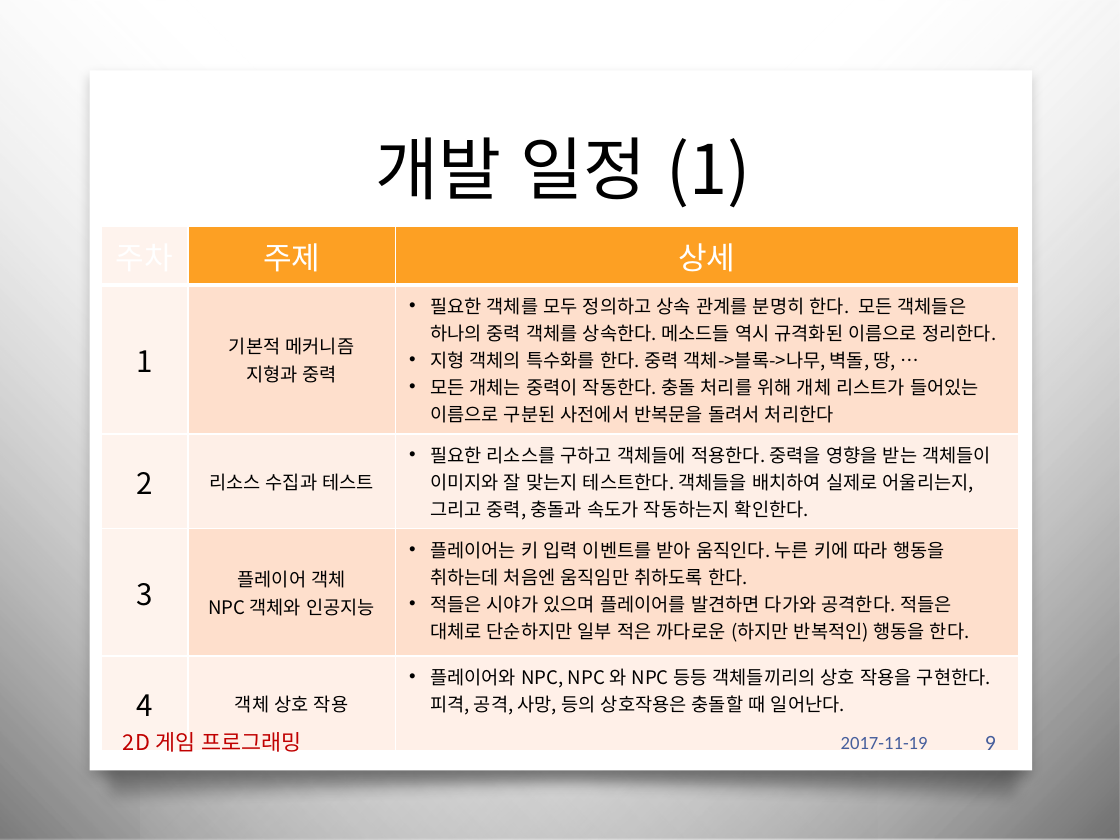
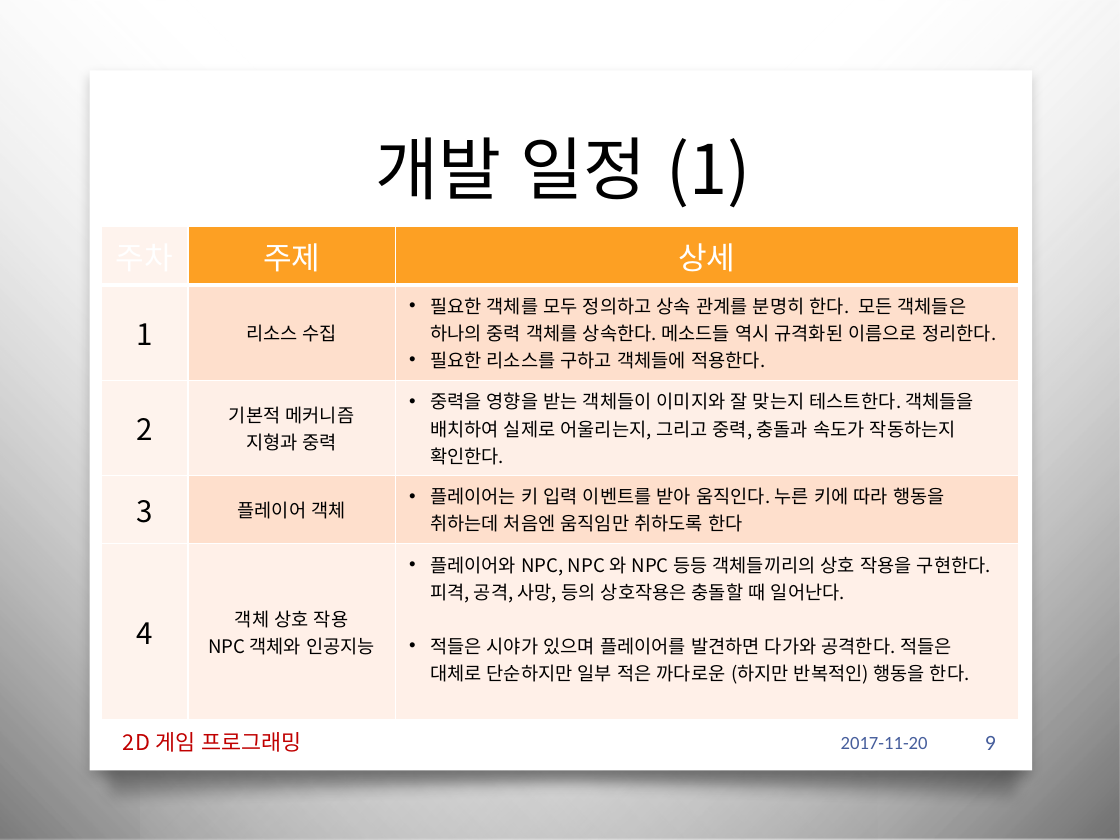
Before and after one commit to iconstudio/2017-Platformer, a slide deck: slide 9 of slides/2016180042_진윤성_2DGP_1차발표.pptx. Drawn at 1120x840 pixels with LibreOffice and Linux fonts; fonts in the diff are those of the drawing; background and template pictures are left out. Boxes give left, top, right and bottom in pixels: in the first picture for what was removed or moved away, otherwise in the second. Text is boxed around its words. In the diff, an @@ line names an element or a change of style, - is before the commit and + after.

```diff
--- a/slides/2016180042_진윤성_2DGP_1차발표.pptx
+++ b/slides/2016180042_진윤성_2DGP_1차발표.pptx
@@ table at (102, 226, 1018, 688) @@
-row 2, column 2: 기본적 메커니즘 / 지형과 중력
+row 2, column 2: 리소스 수집
-row 2, column 3: 필요한 객체를 모두 정의하고 상속 관계를 분명히 한다. 모든 객체들은 하나의 중력 객체를 상속한다. 메소드들 역시 규격화된 이름으로 정리한다. / 지형 객체의 특수화를 한다. 중력 객체->블록->나무, 벽돌, 땅, … / 모든 개체는 중력이 작동한다. 충돌 처리를 위해 개체 리스트가 들어있는 이름으로 구분된 사전에서 반복문을 돌려서 처리한다
+row 2, column 3: 필요한 객체를 모두 정의하고 상속 관계를 분명히 한다. 모든 객체들은 하나의 중력 객체를 상속한다. 메소드들 역시 규격화된 이름으로 정리한다. / 필요한 리소스를 구하고 객체들에 적용한다.
-row 3, column 2: 리소스 수집과 테스트
+row 3, column 2: 기본적 메커니즘 / 지형과 중력
-row 3, column 3: 필요한 리소스를 구하고 객체들에 적용한다. 중력을 영향을 받는 객체들이 이미지와 잘 맞는지 테스트한다. 객체들을 배치하여 실제로 어울리는지, 그리고 중력, 충돌과 속도가 작동하는지 확인한다.
+row 3, column 3: 중력을 영향을 받는 객체들이 이미지와 잘 맞는지 테스트한다. 객체들을 배치하여 실제로 어울리는지, 그리고 중력, 충돌과 속도가 작동하는지 확인한다.
-row 4, column 2: 플레이어 객체 / NPC 객체와 인공지능
+row 4, column 2: 플레이어 객체
-row 4, column 3: 플레이어는 키 입력 이벤트를 받아 움직인다. 누른 키에 따라 행동을 취하는데 처음엔 움직임만 취하도록 한다. / 적들은 시야가 있으며 플레이어를 발견하면 다가와 공격한다. 적들은 대체로 단순하지만 일부 적은 까다로운 (하지만 반복적인) 행동을 한다.
+row 4, column 3: 플레이어는 키 입력 이벤트를 받아 움직인다. 누른 키에 따라 행동을 취하는데 처음엔 움직임만 취하도록 한다
-row 5, column 2: 객체 상호 작용
+row 5, column 2: 객체 상호 작용 / NPC 객체와 인공지능
-row 5, column 3: 플레이어와 NPC, NPC 와 NPC 등등 객체들끼리의 상호 작용을 구현한다. 피격, 공격, 사망, 등의 상호작용은 충돌할 때 일어난다.
+row 5, column 3: 플레이어와 NPC, NPC 와 NPC 등등 객체들끼리의 상호 작용을 구현한다. 피격, 공격, 사망, 등의 상호작용은 충돌할 때 일어난다. / 적들은 시야가 있으며 플레이어를 발견하면 다가와 공격한다. 적들은 대체로 단순하지만 일부 적은 까다로운 (하지만 반복적인) 행동을 한다.
@@ text at (841, 737, 928, 749): text changed @@
-2017-11-19
+2017-11-20
```
Also in this commit, not shown: 1 other slide changed, 3 other files.
